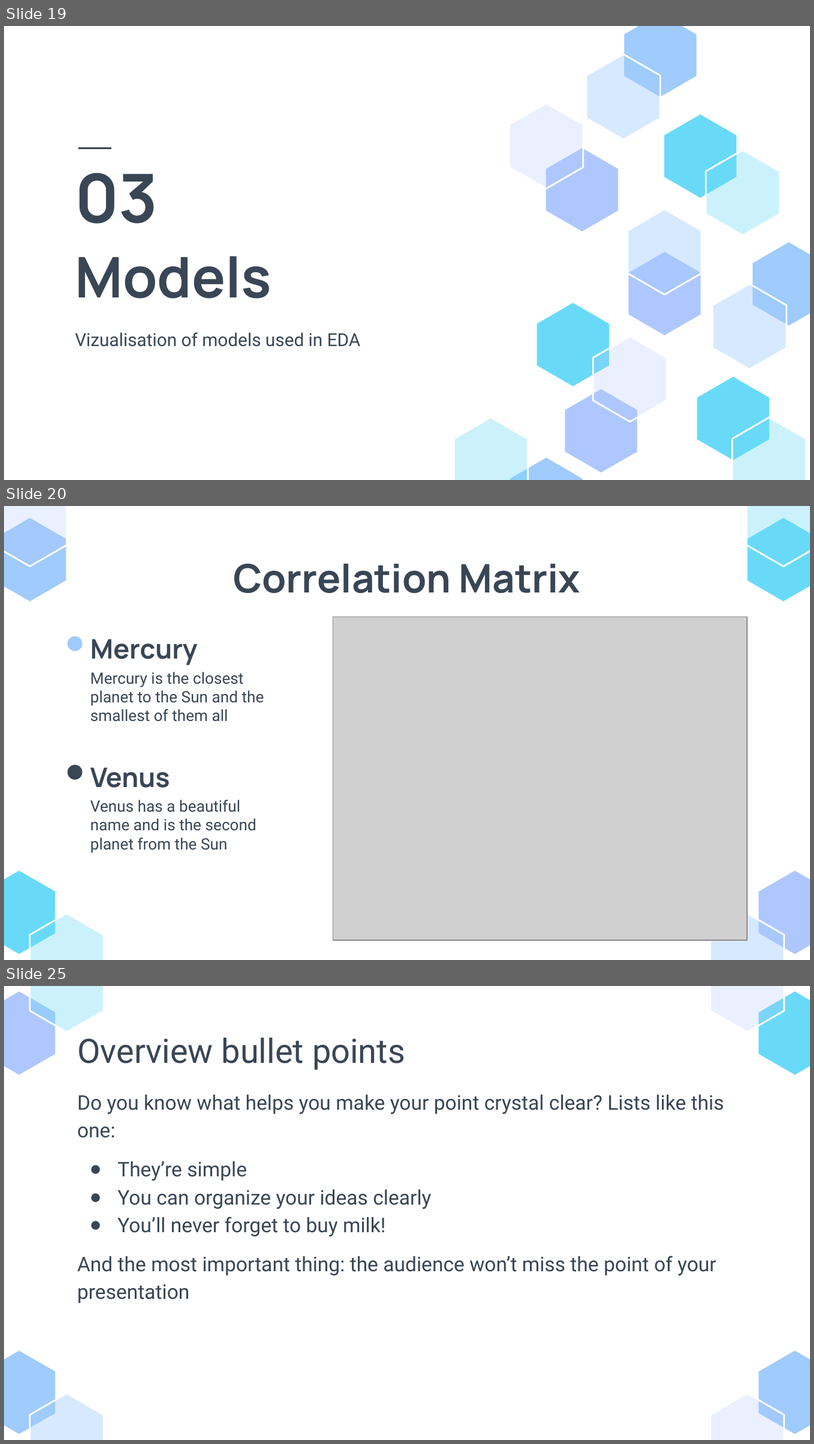
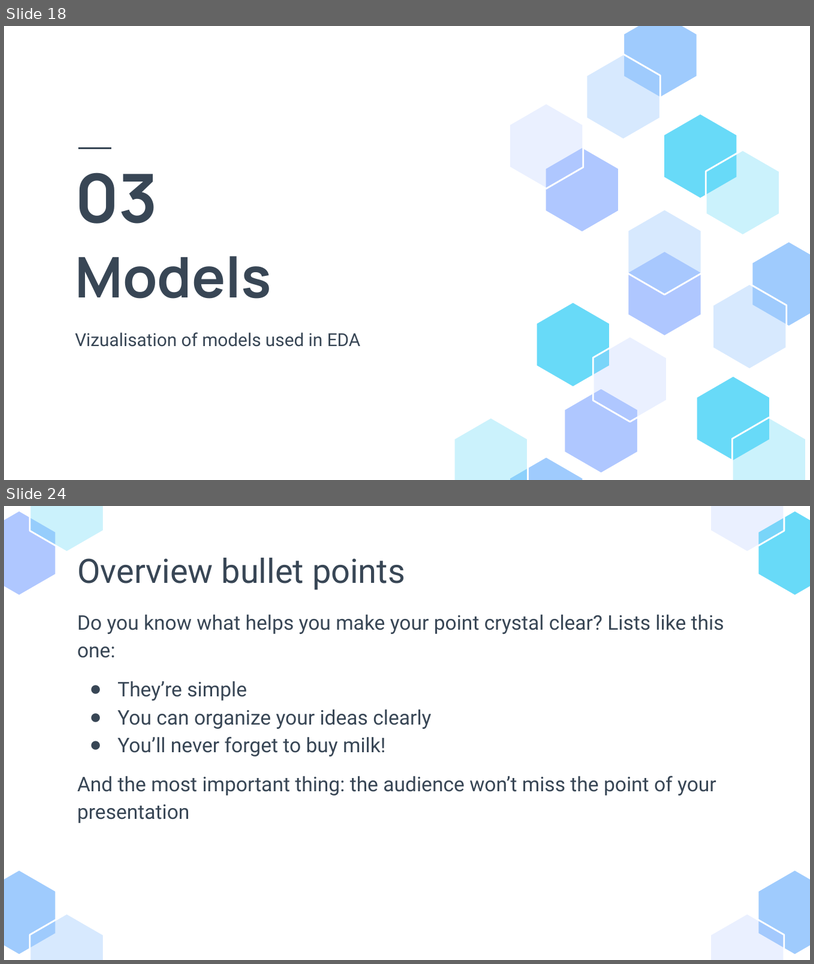
Before and after one commit to glenad/2403-ptds-regression, a slide deck: 2403_ PT_DS_Regression_Agri-food sector- Analysis.pptx. Shown one above the other, each under a label of ours: slides 19, 20 and 25 before the commit, slides 18 and 24 after it; the slides between them are not shown. The pictures are 814x1444 and 814x964 pixels, drawn with LibreOffice and Linux fonts; fonts in the diff are those of the drawing; grey boxes stand for pictures. Boxes give left, top, right and bottom in pixels: in the first picture for what was removed or moved away, otherwise in the second. Text is boxed around its words. In the diff, an @@ line names an element or a change of style, - is before the commit and + after.

```diff
--- a/2403_ PT_DS_Regression_Agri-food sector- Analysis.pptx
+++ b/2403_ PT_DS_Regression_Agri-food sector- Analysis.pptx
@@ slide 20 removed at bbox=[4, 506, 810, 960], background #FFFFFF @@
@@ group removed at bbox=[4, 506, 810, 960]: 8 freeform shapes @@
@@ title removed at bbox=[233, 564, 581, 593] @@
-Correlation Matrix
@@ picture removed at bbox=[333, 616, 747, 940] @@
@@ ellipse removed at bbox=[68, 636, 82, 651] @@
@@ text removed at bbox=[90, 639, 198, 665] @@
-Mercury
@@ text removed at bbox=[90, 672, 264, 721] @@
-Mercury is the closest planet to the Sun and the smallest of them all
@@ ellipse removed at bbox=[68, 765, 82, 780] @@
@@ text removed at bbox=[90, 767, 170, 787] @@
-Venus
@@ text removed at bbox=[90, 799, 257, 853] @@
-Venus has a beautiful name and is the second planet from the Sun
@@ what was slide 19 is now slide 18 @@
@@ what was slide 25 is now slide 24 @@
```
Also in this commit, not shown: 11 slides changed, 1 slide added, 4 other slides removed.
